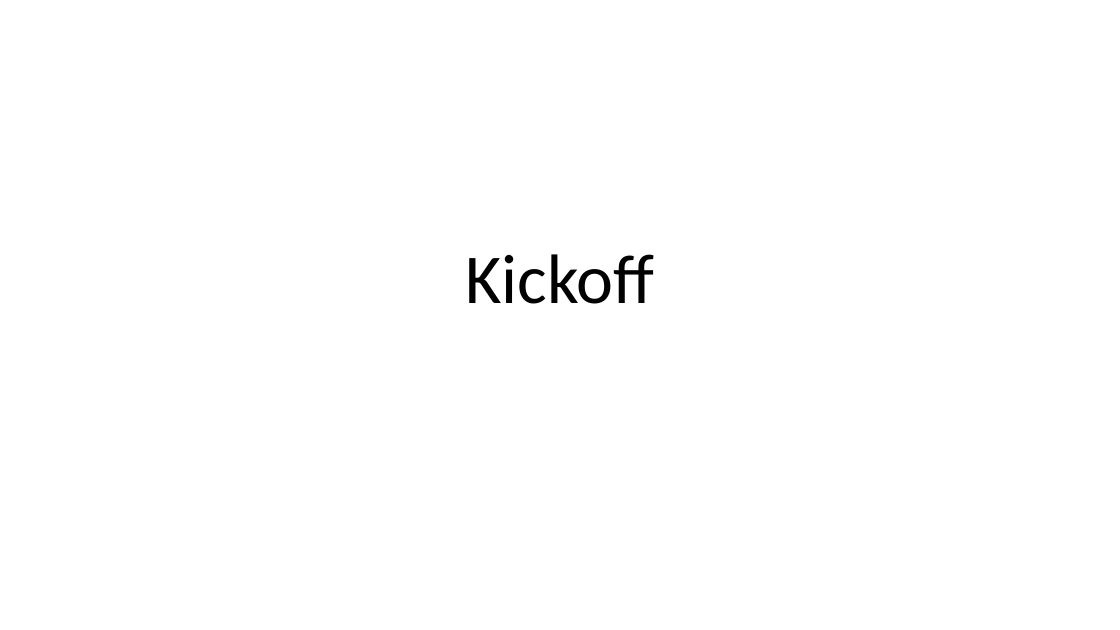
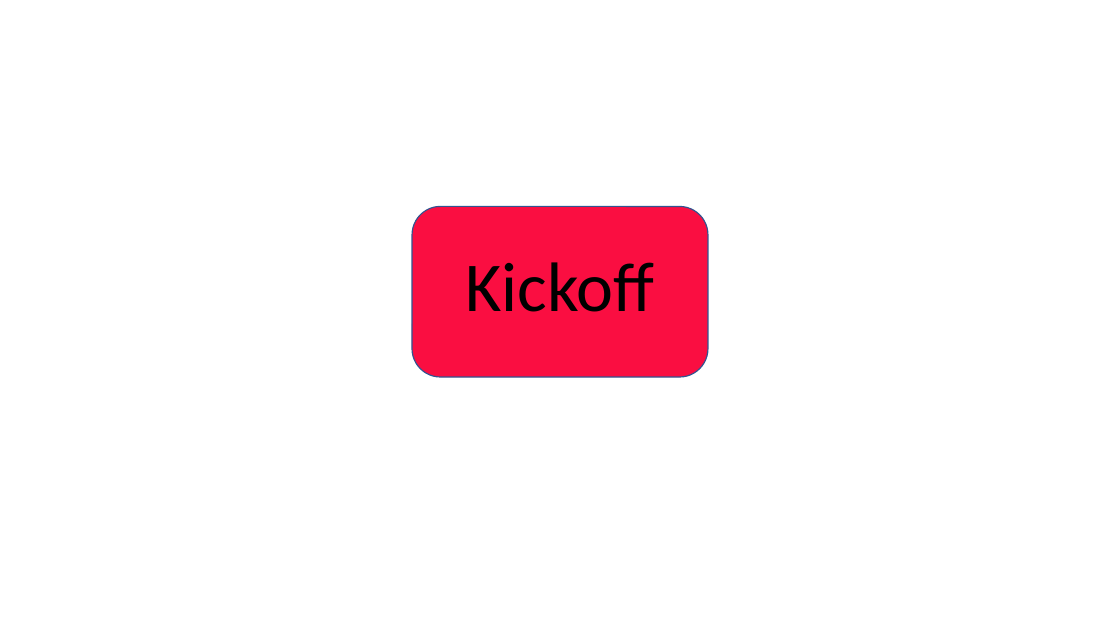
Before and after one commit to BeatrizSanti/2TDSPF-exemploGIT-2024, a slide deck: slide 1 of PastaoDocumentos/Kickoff.pptx. Drawn at 1120x630 pixels with LibreOffice and Linux fonts; fonts in the diff are those of the drawing. Boxes give left, top, right and bottom in pixels: in the first picture for what was removed or moved away, otherwise in the second. Text is boxed around its words. In the diff, an @@ line names an element or a change of style, - is before the commit and + after.

Commit message:
Versao 2 do Kickoff com fundo rosa fiap

```diff
--- a/PastaoDocumentos/Kickoff.pptx
+++ b/PastaoDocumentos/Kickoff.pptx
@@ title "Kickoff": place and size @@
-title "Kickoff" at (465,254,654,304)
+title "Kickoff" at (465,262,654,312)
@@ rounded rectangle added at (413,207,708,377), fill #FA0E41, outline #325491 1 pt @@
```
